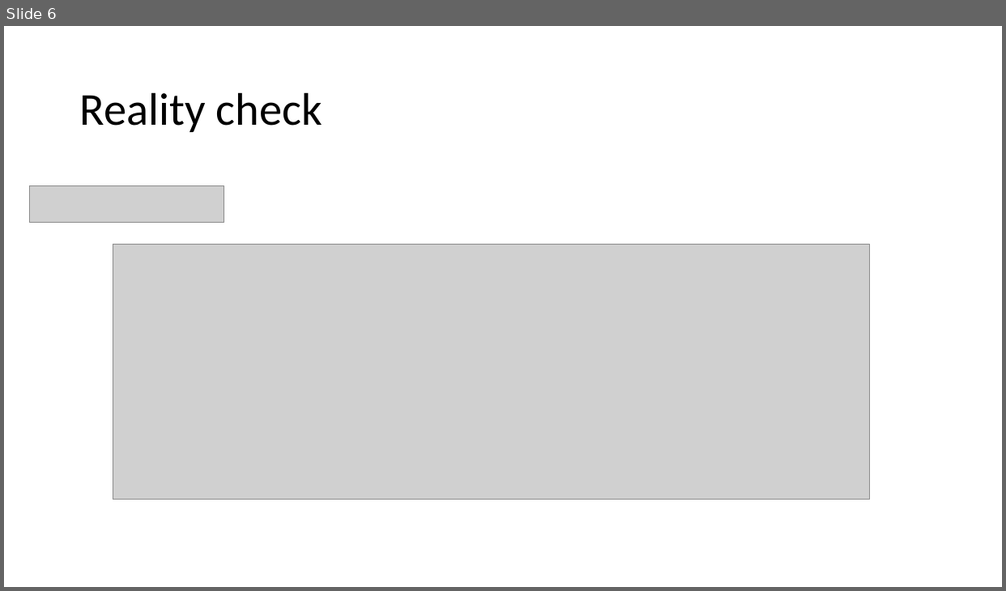
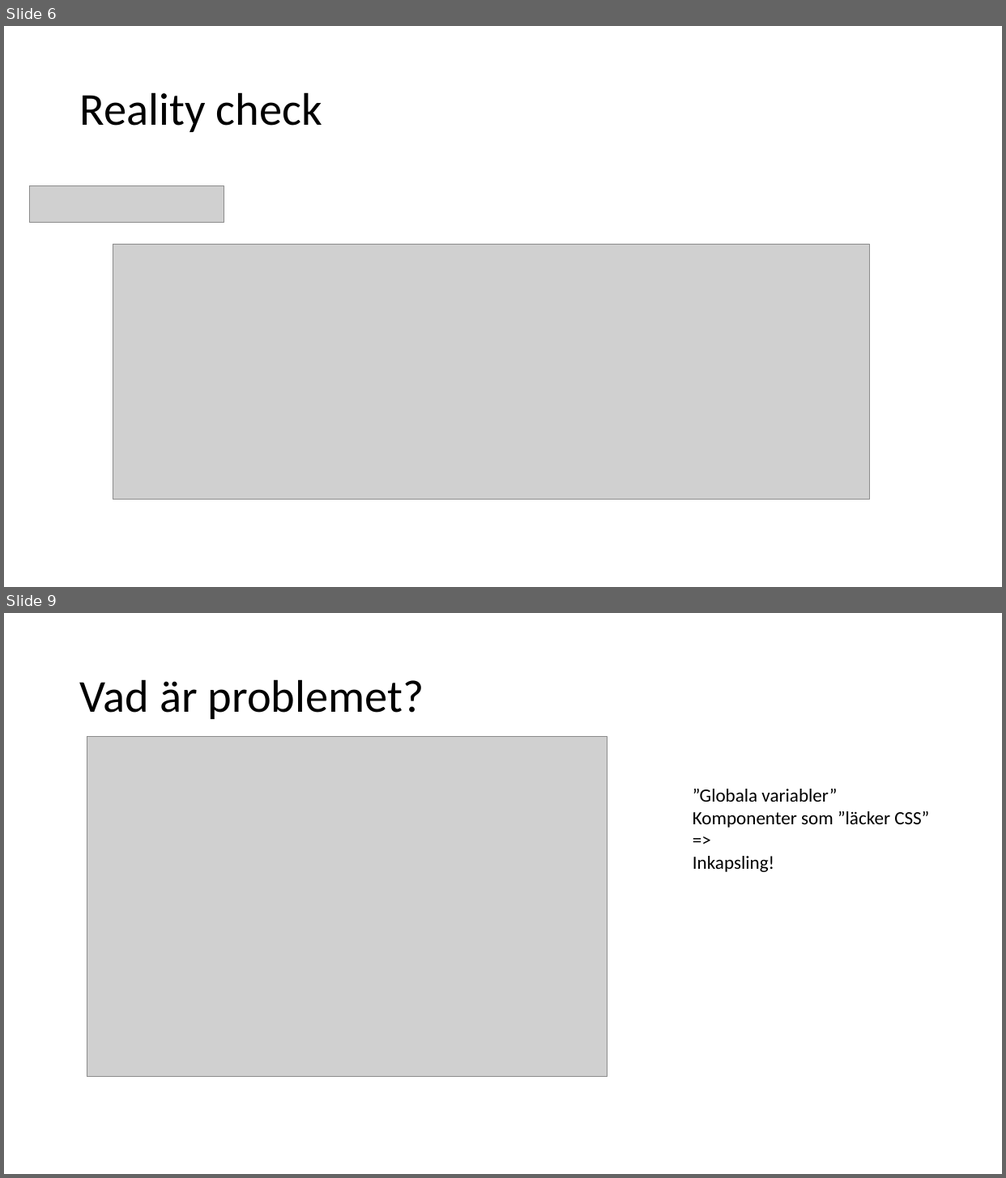
Before and after one commit to hansalmgren/KIL_2019, a slide deck: WebComp_MFE.pptx. Shown one above the other, each under a label of ours: slide 6 before the commit, slides 6 and 9 after it; the slides between them are not shown. The pictures are 1006x591 and 1006x1178 pixels, drawn with LibreOffice and Linux fonts; fonts in the diff are those of the drawing; grey boxes stand for pictures. Boxes give left, top, right and bottom in pixels: in the first picture for what was removed or moved away, otherwise in the second. Text is boxed around its words. In the diff, an @@ line names an element or a change of style, - is before the commit and + after.

```diff
--- a/WebComp_MFE.pptx
+++ b/WebComp_MFE.pptx
@@ slide 9 added at [4,613,1002,1174], background #FFFFFF @@
@@ title added at [80,679,424,719], 44 pt, text #000000 @@
+Vad är problemet?
@@ picture added at [87,737,608,1077] @@
@@ text added at [692,789,929,872], 18 pt, text #000000 @@
+”Globala variabler”
+Komponenter som ”läcker CSS”
+=>
+Inkapsling!
```
Also in this commit, not shown: 5 slides changed, 5 other slides added, 1 other file.
